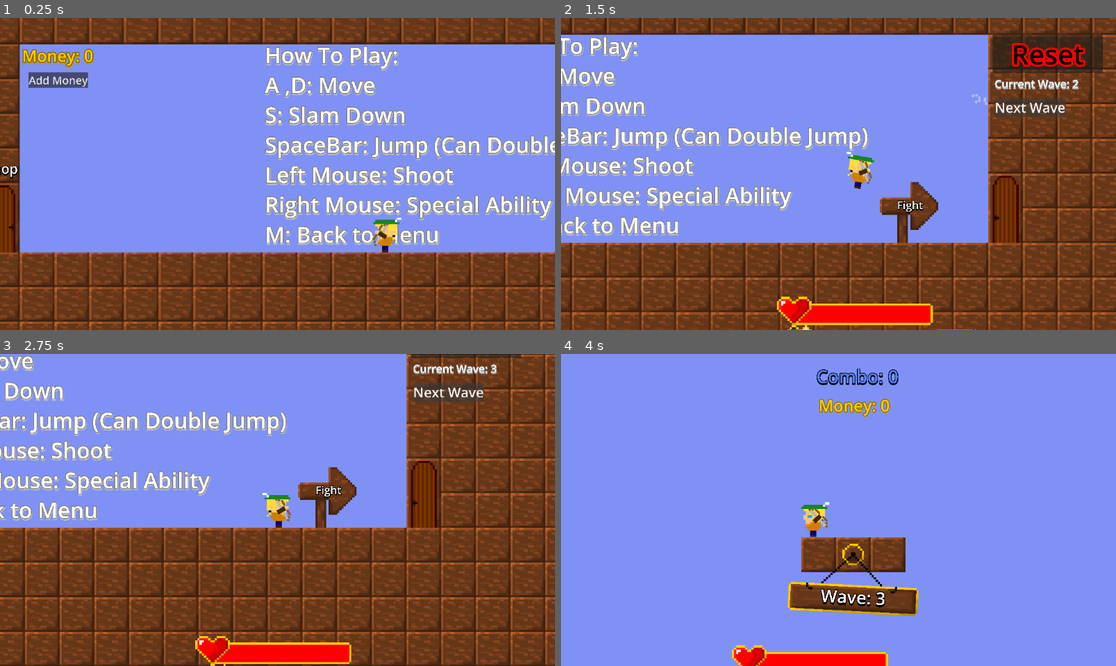
Above: before the commit, frames 1-4 (two rows, left to right).
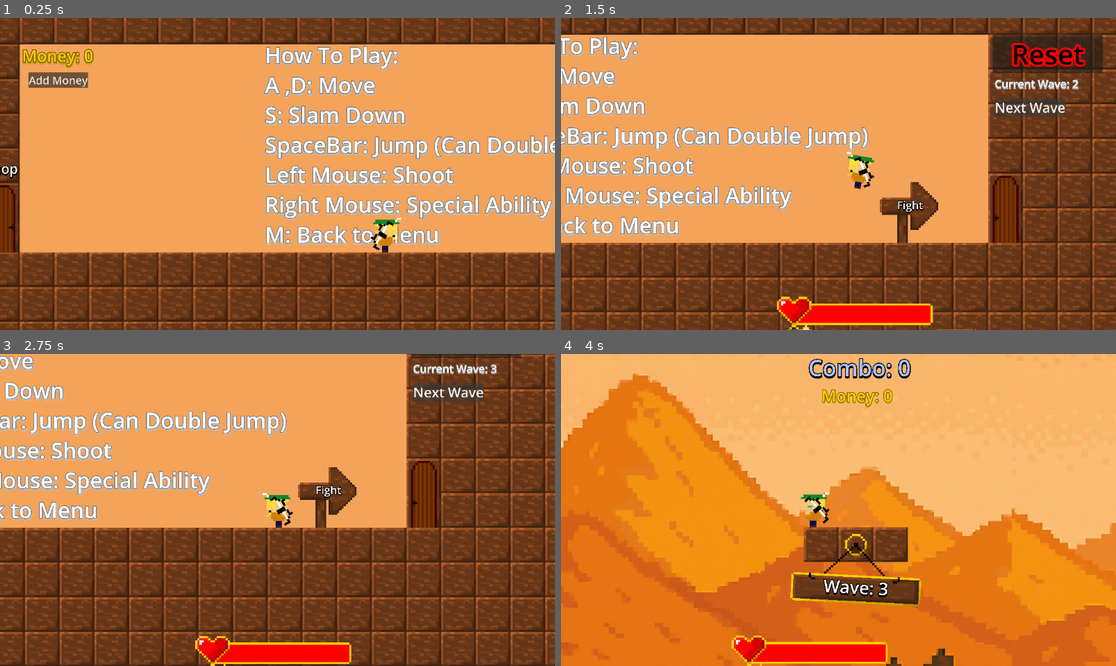
Above: after the commit, the same moments.

Repository: Dan-Yaacobi/TheBowman
Game: Godot game, scene res://MainGame/Game.tscn
The game is run twice, just before and just after one commit, with the same random seed, the same clock (stepped at 60 frames per second) and the same inputs. Sound files missing from this copy of the repository are replaced by a short silence.
Inputs (mouse positions are in pixels of both pictures, inside the frame that each line leads up to):
- Up to frame 1 (0.25 s): no input
- Up to frame 2 (1.5 s): move the mouse to (960, 158) at 0.52 s; press the mouse at (960, 158) at 0.53 s; hold D (Right) 0.53-1.25 s; tap Space (Jump) at 0.77 s; release the mouse at (960, 158) at 1.25 s; click "Next Wave" at 1.25 s
- Up to frame 3 (2.75 s): click "Next Wave" at 2 s
- Up to frame 4 (4 s): move the mouse to (727, 525) at 2.77 s; hold D (Right) 2.78-3.53 s; right-click (727, 525) at 2.85 s; tap Space (Jump) at 3.02 s; move the mouse to (894, 441) at 3.52 s; press the mouse at (894, 441) at 3.53 s; hold A (Left) from 3.53 s (still down)

The runs differ from the first frame. In frame 1, 56% of the frame differs, in the area x 3-100%, y 8-76%; in frame 2, 44%; in frame 3, 35%; in frame 4, 98%, in the area x 0-100%, y 0-100%.

Commit message:
Bugfix and Update
update: Added background

bugfix: fixed a bug where the new buff display showed the old stat before the upgrade

Diff:
--- a/Level/PlayGround/PlayGround.tscn
+++ b/Level/PlayGround/PlayGround.tscn
@@ -52,6 +52,8 @@
 [ext_resource type="Texture2D" uid="uid://dl1x6pllgiuh" path="res://Player/Upgrades/Abilities/ChargeMegaArrow/ChargeMegaUpgrade1.png" id="48_rx7hp"]
 [ext_resource type="Texture2D" uid="uid://w30o53qdvwap" path="res://Player/Upgrades/Abilities/ChargeMegaArrow/ChargeMegaUpgrade2.png" id="49_h6vmv"]
 [ext_resource type="Texture2D" uid="uid://dt260q61a543b" path="res://Player/Upgrades/Abilities/ChargeMegaArrow/ChargeMegaUpgrade3.png" id="50_siq3f"]
+[ext_resource type="Texture2D" uid="uid://dq7w8miom00o8" path="res://MainGame/background.png" id="53_pbkxp"]
+[ext_resource type="Texture2D" uid="uid://bwc1wj320gh8j" path="res://MainGame/ground.png" id="54_l0gt4"]
 
 [sub_resource type="Resource" id="Resource_k715f"]
 script = ExtResource("2_r03de")
@@ -578,3 +580,104 @@
 bucket = 3
 is_ability = true
 can_choose_once = true
+
+[node name="BackgroundSprites" type="Node2D" parent="."]
+position = Vector2(-92, 1)
+
+[node name="BG1" type="Sprite2D" parent="BackgroundSprites"]
+z_index = -3
+position = Vector2(2, -3)
+texture = ExtResource("53_pbkxp")
+
+[node name="BG2" type="Sprite2D" parent="BackgroundSprites"]
+z_index = -4
+position = Vector2(-361, -8)
+texture = ExtResource("53_pbkxp")
+
+[node name="BG3" type="Sprite2D" parent="BackgroundSprites"]
+z_index = -3
+position = Vector2(364, 3)
+texture = ExtResource("53_pbkxp")
+
+[node name="BG4" type="Sprite2D" parent="BackgroundSprites"]
+z_index = -3
+position = Vector2(727, 9)
+texture = ExtResource("53_pbkxp")
+
+[node name="Grounds" type="Node2D" parent="BackgroundSprites"]
+position = Vector2(-2, -1)
+
+[node name="Ground" type="Sprite2D" parent="BackgroundSprites/Grounds"]
+position = Vector2(416, 156)
+texture = ExtResource("54_l0gt4")
+
+[node name="Ground3" type="Sprite2D" parent="BackgroundSprites/Grounds"]
+position = Vector2(728, 156)
+texture = ExtResource("54_l0gt4")
+
+[node name="Ground2" type="Sprite2D" parent="BackgroundSprites/Grounds"]
+z_index = -3
+position = Vector2(101, 156)
+texture = ExtResource("54_l0gt4")
+
+[node name="Ground4" type="Sprite2D" parent="BackgroundSprites/Grounds"]
+position = Vector2(416, 220)
+texture = ExtResource("54_l0gt4")
+
+[node name="Ground5" type="Sprite2D" parent="BackgroundSprites/Grounds"]
+position = Vector2(728, 220)
+texture = ExtResource("54_l0gt4")
+
+[node name="Ground6" type="Sprite2D" parent="BackgroundSprites/Grounds"]
+z_index = -3
+position = Vector2(101, 220)
+texture = ExtResource("54_l0gt4")
+
+[node name="Ground7" type="Sprite2D" parent="BackgroundSprites/Grounds"]
+position = Vector2(416, 283)
+texture = ExtResource("54_l0gt4")
+
+[node name="Ground10" type="Sprite2D" parent="BackgroundSprites/Grounds"]
+position = Vector2(-252, 145)
+texture = ExtResource("54_l0gt4")
+
+[node name="Ground11" type="Sprite2D" parent="BackgroundSprites/Grounds"]
+position = Vector2(-252, 209)
+texture = ExtResource("54_l0gt4")
+
+[node name="Ground12" type="Sprite2D" parent="BackgroundSprites/Grounds"]
+position = Vector2(-252, 272)
+texture = ExtResource("54_l0gt4")
+
+[node name="Ground13" type="Sprite2D" parent="BackgroundSprites/Grounds"]
+position = Vector2(-252, 145)
+texture = ExtResource("54_l0gt4")
+
+[node name="Ground14" type="Sprite2D" parent="BackgroundSprites/Grounds"]
+position = Vector2(-252, 209)
+texture = ExtResource("54_l0gt4")
+
+[node name="Ground15" type="Sprite2D" parent="BackgroundSprites/Grounds"]
+position = Vector2(-252, 272)
+texture = ExtResource("54_l0gt4")
+
+[node name="Ground16" type="Sprite2D" parent="BackgroundSprites/Grounds"]
+position = Vector2(-361, 144)
+texture = ExtResource("54_l0gt4")
+
+[node name="Ground17" type="Sprite2D" parent="BackgroundSprites/Grounds"]
+position = Vector2(-361, 208)
+texture = ExtResource("54_l0gt4")
+
+[node name="Ground18" type="Sprite2D" parent="BackgroundSprites/Grounds"]
+position = Vector2(-361, 271)
+texture = ExtResource("54_l0gt4")
+
+[node name="Ground8" type="Sprite2D" parent="BackgroundSprites/Grounds"]
+position = Vector2(728, 283)
+texture = ExtResource("54_l0gt4")
+
+[node name="Ground9" type="Sprite2D" parent="BackgroundSprites/Grounds"]
+z_index = -3
+position = Vector2(101, 283)
+texture = ExtResource("54_l0gt4")
--- a/Level/PlayGround/Upgrades/UpgradeButton/upgrade_button.gd
+++ b/Level/PlayGround/Upgrades/UpgradeButton/upgrade_button.gd
@@ -26,8 +26,9 @@
 			pressed.connect(upgrade)
 
 func upgrade() -> void:
-	upgrade_chosen.emit(node)
 	node.upgrade(player)
+	await Engine.get_main_loop().process_frame
 	player.stats.upgrd_points += 1
 	player.add_display_buff(node)
+	upgrade_chosen.emit(node)
 	pass
--- a/Level/playground.gd
+++ b/Level/playground.gd
@@ -213,6 +213,7 @@
 	_player.reset_minions()
 	_player.hide_buffs()
 	_player.deactivate_mega_shot()
+
 func kill_all_enemies() -> void:
 
 	for enemy in summoned_enemies:
@@ -226,7 +227,8 @@
 	pass
 
 func change_wave(wave_num: int) -> void:
-	wave_data.current_wave = wave_num
-	if wave_num == 1:
-		player.reset_to_base_stats()
-	wave_reset.emit(wave_num)
+		wave_data.current_wave = wave_num
+		#if wave_num == 1:
+			#if player != null:
+				#player.reset_to_base_stats()
+		wave_reset.emit(wave_num)
--- a/MainGame/game.gd
+++ b/MainGame/game.gd
@@ -39,7 +39,7 @@
 	main_menu.playground = play_ground
 
 	for child in get_children():
-		if child != last_scene and not child is AudioStreamPlayer2D:
+		if child != last_scene and child.has_method("exit_scene"):
 			child.call_deferred("exit_scene",player)
 
 func change_scene(new_scene: String) -> void:
--- a/Player/BuffDisplay/buff.gd
+++ b/Player/BuffDisplay/buff.gd
@@ -17,10 +17,11 @@
 	scale *= 0.5
 
 func add_buff(_amount: int,buff_node: PlayerUpgrade, player: Player) -> void:
+	set_tooltip(buff_node.get_buff_tooltip(player))
 	amount += _amount
 	panel.size = Vector2(3 + 3 * int(log(amount)/log(10)),5)
 	amount_label.text = str(amount)
-	set_tooltip(buff_node.get_buff_tooltip(player))
+
 
 func set_tooltip(_text: String) -> void:
 	tooltip_text = _text
--- a/Player/Player.tscn
+++ b/Player/Player.tscn
@@ -12,7 +12,7 @@
 [ext_resource type="Script" path="res://Player/Abilities/SlamAbilities/slam_ability.gd" id="6_ae18a"]
 [ext_resource type="Script" path="res://Player/States/player_walking_state.gd" id="6_vo15m"]
 [ext_resource type="PackedScene" uid="uid://cd1qmsp2wywey" path="res://Player/Player Actions/Jump/Jump.tscn" id="7_kkejo"]
-[ext_resource type="PackedScene" uid="uid://bc4lu6kenryfn" path="res://Weapons/0_BasicBow/BasicBow.tscn" id="7_ksgj4"]
+[ext_resource type="PackedScene" uid="uid://jej20pf43m2p" path="res://Weapons/3_BlackBow/BlackBow.tscn" id="7_tlep0"]
 [ext_resource type="PackedScene" uid="uid://bebh86kswi26y" path="res://Player/Player Actions/Shoot/Shoot.tscn" id="8_gtm6s"]
 [ext_resource type="Script" path="res://Player/camera_2d.gd" id="8_qvxki"]
 [ext_resource type="PackedScene" uid="uid://caekf50aq824k" path="res://Player/Mana/ManaBar.tscn" id="13_yhb7f"]
@@ -46,7 +46,7 @@
 money = 0
 upgrd_points = 0
 weapon_name = "Basic Bow"
-weapon_scene = ExtResource("7_ksgj4")
+weapon_scene = ExtResource("7_tlep0")
 jump_abilities = Array[ExtResource("2_ohurx")]([])
 shoot_abilities = Array[ExtResource("4_qie87")]([])
 arrow_abilities = Array[ExtResource("2_jhcyx")]([])
--- a/Player/player.gd
+++ b/Player/player.gd
@@ -103,6 +103,7 @@
 func reset_to_base_stats() -> void:
 	base_stats.money = stats.money
 	base_stats.upgrd_points = stats.upgrd_points
+
 	for ability in stats.jump_abilities:
 		ability.deactivate_ability(self)
 	for ability in stats.shoot_abilities:
@@ -112,6 +113,7 @@
 	for ability in stats.slam_abilities:
 		ability.deactivate_ability(self)
 	stats = base_stats.duplicate()
+	stats.menu_speed = base_stats.move_speed * 2
 
 func init_base_stats() -> void:
 	stats.menu_speed = stats.move_speed * 2
--- a/project.godot
+++ b/project.godot
@@ -90,4 +90,4 @@
 [rendering]
 
 textures/canvas_textures/default_texture_filter=0
-environment/defaults/default_clear_color=Color(0.501961, 0.568627, 0.964706, 1)
+environment/defaults/default_clear_color=Color(0.956863, 0.639216, 0.352941, 1)
Not shown: 1 places in Level/PlayGround/PlayGround.tscn that only renumber resources
Binary file added: MainGame/background.png
Not shown, added: MainGame/background.png.import
Not shown, added: MainGame/background1.png.import
Not shown, added: MainGame/background2.png.import
Not shown, added: MainGame/background3.png.import
Not shown, added: MainGame/backgroundd.png.import
Binary file added: MainGame/ground.png
Not shown, added: MainGame/ground.png.import
Not shown, changed: docs/index.html
Not shown, changed: docs/index.pck
